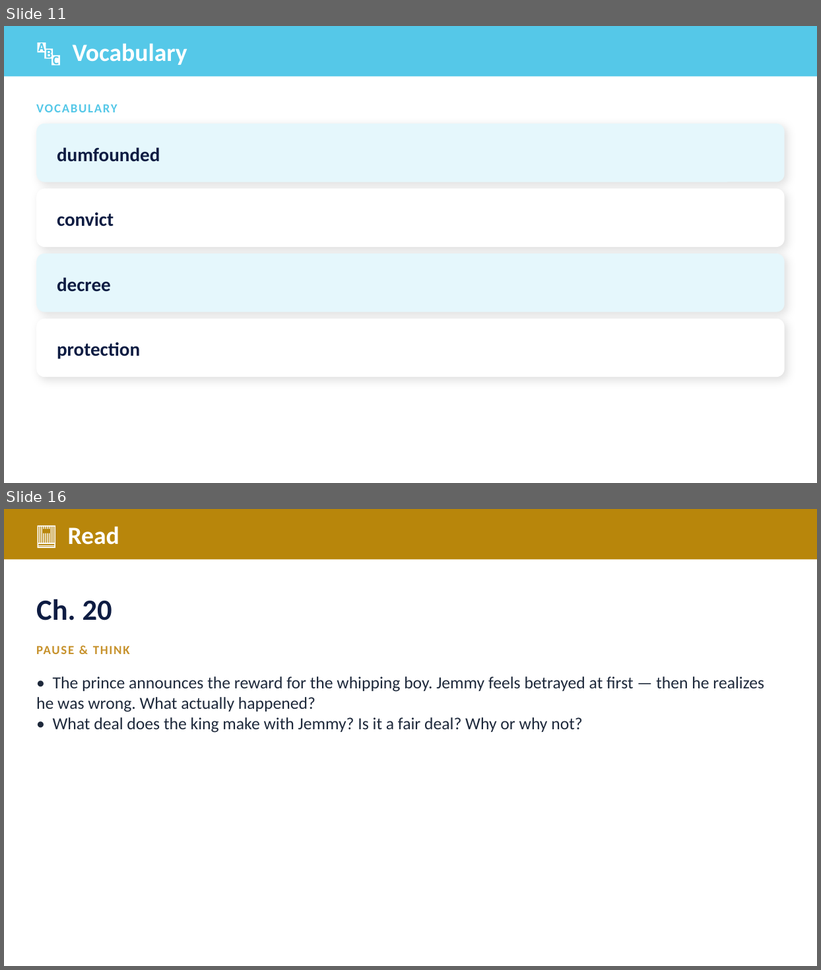
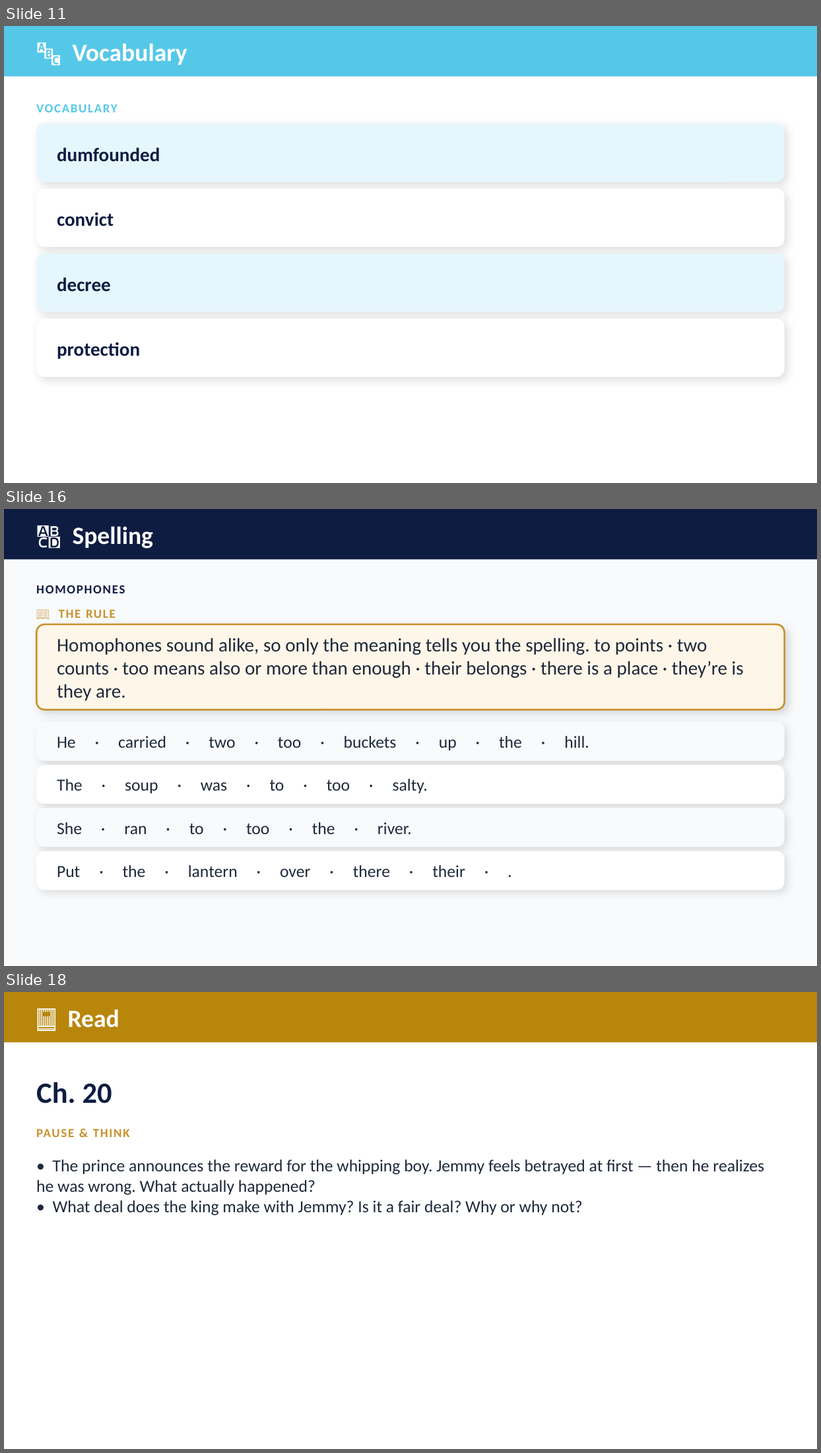
Before and after one commit to optimaondemand/optima-3rd-ela, a slide deck: Planning docs/Slides/lesson-21-3-teacher-slides.pptx. Shown one above the other, each under a label of ours: slides 11 and 16 before the commit, slides 11, 16 and 18 after it; the slides between them are not shown. The pictures are 821x970 and 821x1453 pixels, drawn with LibreOffice and Linux fonts; fonts in the diff are those of the drawing. Boxes give left, top, right and bottom in pixels: in the first picture for what was removed or moved away, otherwise in the second. Text is boxed around its words. In the diff, an @@ line names an element or a change of style, - is before the commit and + after.

```diff
--- a/Planning docs/Slides/lesson-21-3-teacher-slides.pptx
+++ b/Planning docs/Slides/lesson-21-3-teacher-slides.pptx
@@ slide 16 added at [4, 509, 817, 966], background #F8FAFC @@
@@ rectangle added at [4, 509, 817, 559], fill #0E1C42 @@
@@ text added at [73, 526, 154, 549], 22 pt, text #FFFFFF, bold @@
+🔠 Spelling
@@ text added at [36, 585, 125, 593], 11 pt, text #0E1C42, bold @@
+HOMOPHONES
@@ rounded rectangle added at [36, 625, 785, 710], fill #FEF6E8, outline #C7922C 1.5 pt @@
@@ text added at [59, 609, 116, 618], 11 pt, text #C7922C, bold @@
+📖 THE RULE
@@ text added at [57, 638, 744, 701], 17 pt, text #1E293B @@
+Homophones sound alike, so only the meaning tells you the spelling. to points · two counts · too means also or more than enough · their belongs · there is a place · they’re is they are.
@@ rounded rectangle added at [36, 722, 785, 761], fill #F8FAFC @@
@@ text added at [57, 736, 589, 751], 15 pt, text #1E293B @@
+He · carried · two · too · buckets · up · the · hill.
@@ rounded rectangle added at [36, 765, 785, 804], fill #FFFFFF @@
@@ text added at [57, 779, 428, 793], 15 pt, text #1E293B @@
+The · soup · was · to · too · salty.
@@ rounded rectangle added at [36, 808, 785, 848], fill #F8FAFC @@
@@ text added at [57, 823, 412, 834], 15 pt, text #1E293B @@
+She · ran · to · too · the · river.
@@ rounded rectangle added at [36, 852, 785, 890], fill #FFFFFF @@
@@ text added at [57, 865, 465, 877], 15 pt, text #1E293B @@
+Put · the · lantern · over · there · their · .
@@ what was slide 16 is now slide 18 @@
```
Also in this commit, not shown: 2 slides changed, 6 other slides added, 5 slides removed, 20 other files.
